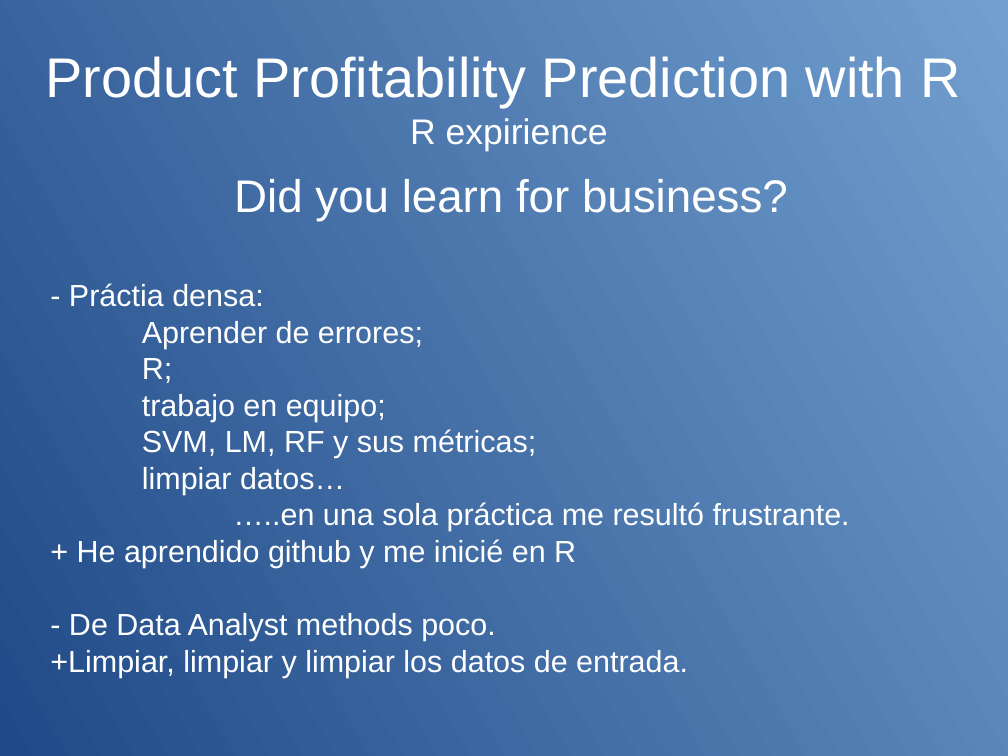
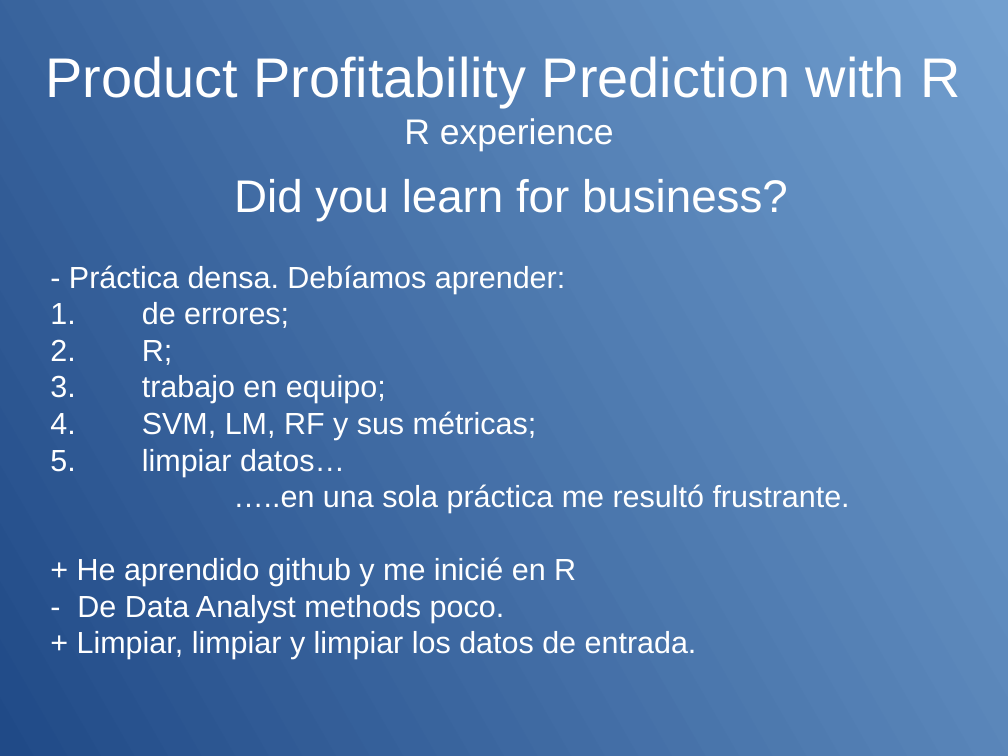
Before and after one commit to meetsCode/Mod2T2Luis, a slide deck: slide 7 of M2Task2present Luis Sanchez V1.odp. Drawn at 1008x756 pixels with LibreOffice and Linux fonts; fonts in the diff are those of the drawing. Boxes give left, top, right and bottom in pixels: in the first picture for what was removed or moved away, otherwise in the second. Text is boxed around its words. In the diff, an @@ line names an element or a change of style, - is before the commit and + after.

```diff
--- a/M2Task2present Luis Sanchez V1.odp
+++ b/M2Task2present Luis Sanchez V1.odp
@@ title at [45,56,960,151]: text changed @@
-Product Profitability Prediction with R
-R expirience
+Product Profitability Prediction with R
+R experience
@@ subtitle at [69,265,565,328]: text changed @@
-- Práctia densa:
-Aprender de errores;
+- Práctica densa. Debíamos aprender:
+1. de errores;
@@ subtitle at [142,340,537,476]: alignment left to justified; bullet none to 1. @@
@@ subtitle at [77,631,697,659]: spaces changed @@
-+Limpiar, limpiar y limpiar los datos de entrada.
++ Limpiar, limpiar y limpiar los datos de entrada.
```
Also in this commit, not shown: 8 other slides changed, 4 other files.
